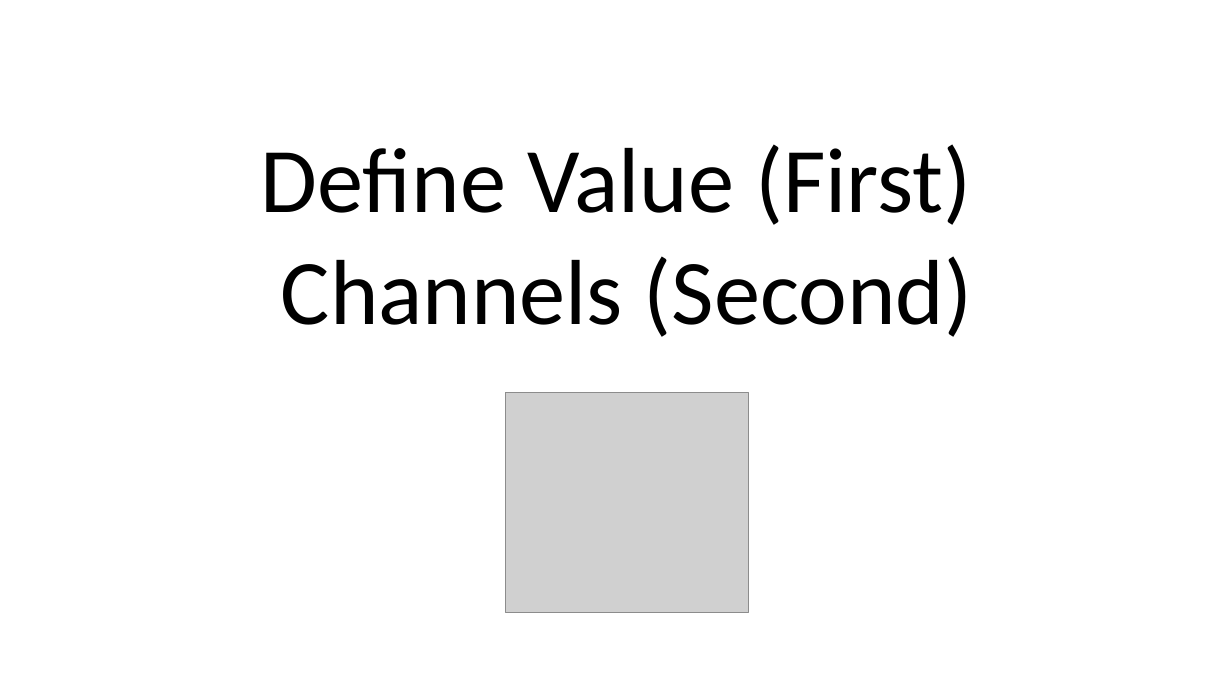
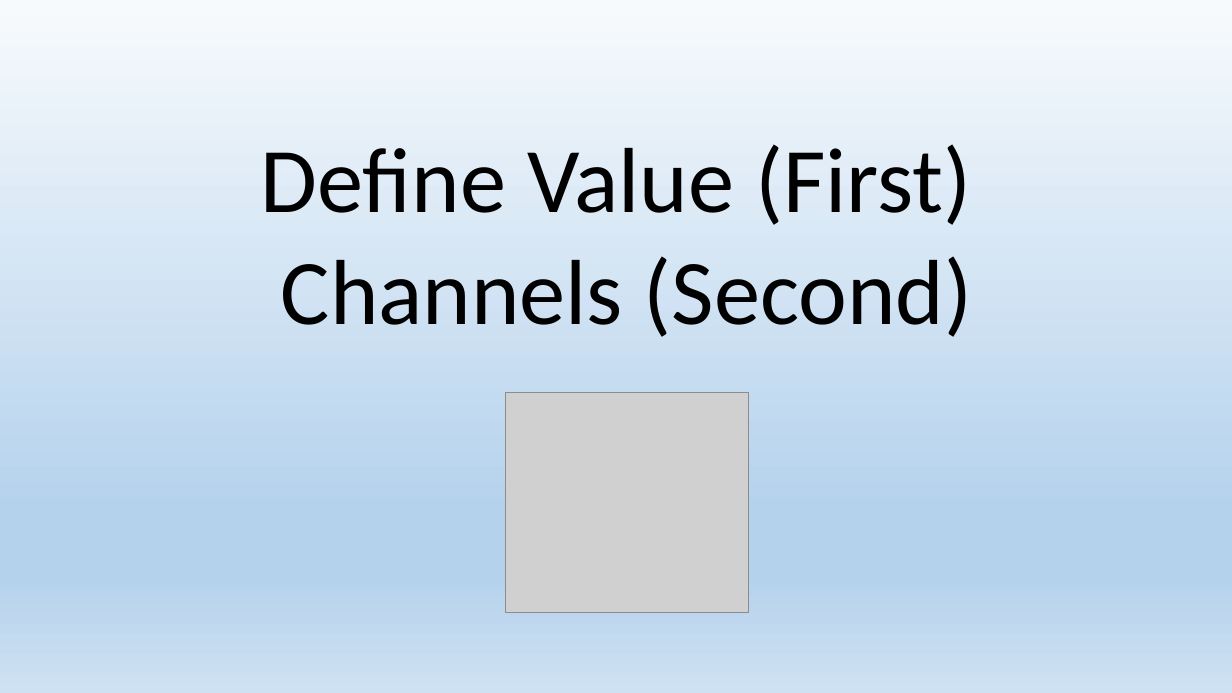
Before and after one commit to mydatastory-dev/projects, a slide deck: slide 8 of doc/library_as_brand.pptx. Drawn at 1232x693 pixels with LibreOffice and Linux fonts; fonts in the diff are those of the drawing; grey boxes stand for pictures; background and template pictures are left out. Boxes give left, top, right and bottom in pixels: in the first picture for what was removed or moved away, otherwise in the second. Text is boxed around its words. In the diff, an @@ line names an element or a change of style, - is before the commit and + after.

Commit message:
Changed background for all slides.

```diff
--- a/doc/library_as_brand.pptx
+++ b/doc/library_as_brand.pptx
@@ background picture (left out) to gradient #F7FAFD to #B5D2EC to #CEE1F2 @@
```
Also in this commit, not shown: 9 other slides changed.
